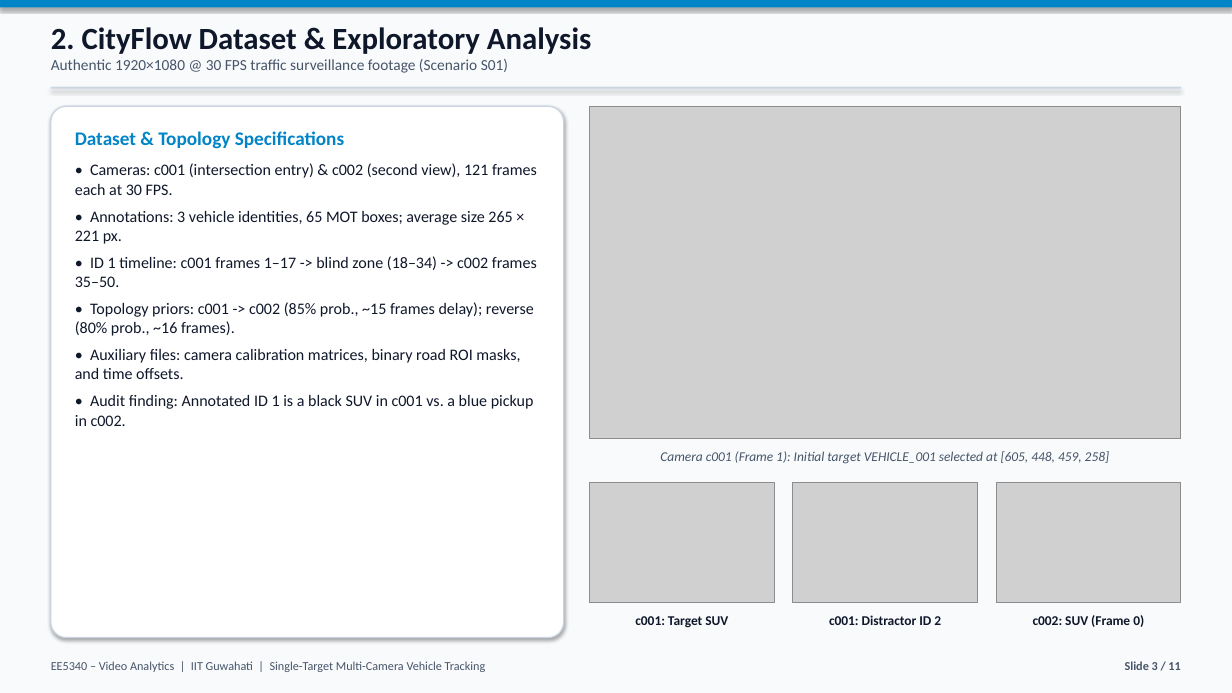
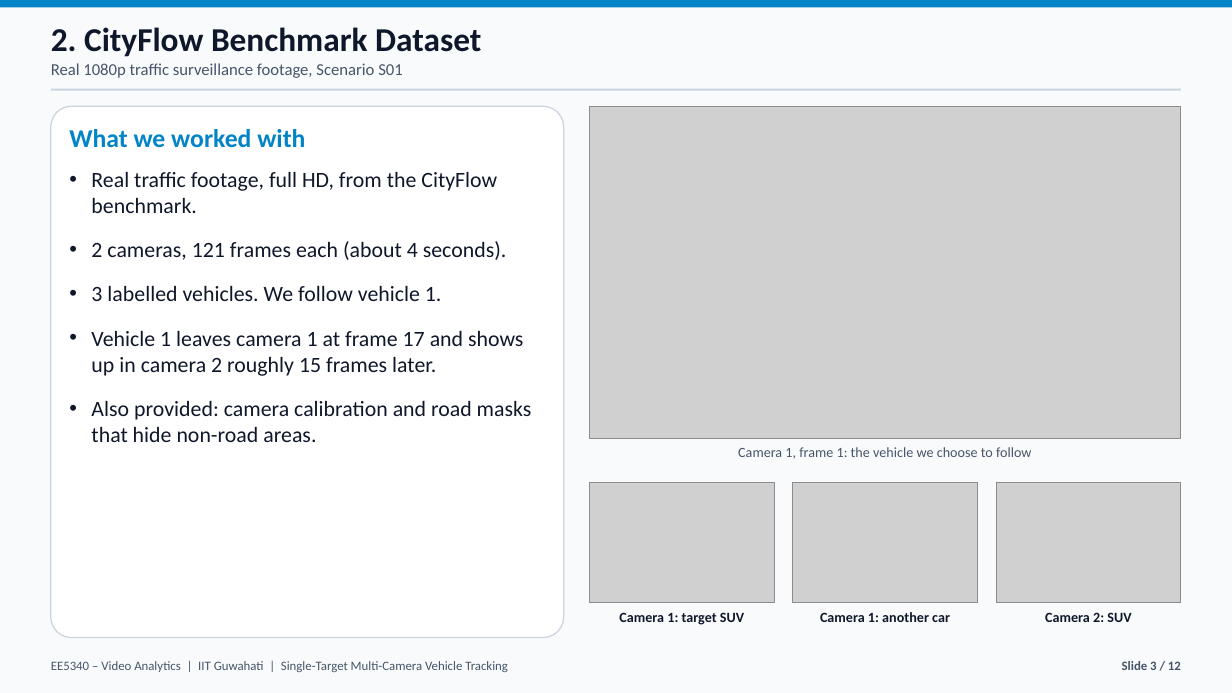
Before and after one commit to msujit908/cityflow-single-target-tracking, a slide deck: slide 3 of outputs/reports/STMCT_Presentation.pptx. Drawn at 1232x693 pixels with LibreOffice and Linux fonts; fonts in the diff are those of the drawing; grey boxes stand for pictures. Boxes give left, top, right and bottom in pixels: in the first picture for what was removed or moved away, otherwise in the second. Text is boxed around its words. In the diff, an @@ line names an element or a change of style, - is before the commit and + after.

```diff
--- a/outputs/reports/STMCT_Presentation.pptx
+++ b/outputs/reports/STMCT_Presentation.pptx
@@ rectangle at (0, 0, 1232, 7): shadow off @@
@@ text at (51, 27, 481, 78): text changed; size 12 to 13 pt @@
-2. CityFlow Dataset & Exploratory Analysis
-Authentic 1920×1080 @ 30 FPS traffic surveillance footage (Scenario S01)
+2. CityFlow Benchmark Dataset
+Real 1080p traffic surveillance footage, Scenario S01
@@ rectangle at (51, 89, 1181, 91): shadow off @@
@@ rounded rectangle at (51, 106, 564, 638): shadow off; proportions changed @@
@@ text at (69, 129, 532, 442): text changed; size 12.5 to 17 pt @@
-Dataset & Topology Specifications
-• Cameras: c001 (intersection entry) & c002 (second view), 121 frames each at 30 FPS.
-• Annotations: 3 vehicle identities, 65 MOT boxes; average size 265 × 221 px.
-• ID 1 timeline: c001 frames 1–17 -> blind zone (18–34) -> c002 frames 35–50.
-• Topology priors: c001 -> c002 (85% prob., ~15 frames delay); reverse (80% prob., ~16 frames).
-• Auxiliary files: camera calibration matrices, binary road ROI masks, and time offsets.
-• Audit finding: Annotated ID 1 is a black SUV in c001 vs. a blue pickup in c002.
+What we worked with
+• Real traffic footage, full HD, from the CityFlow benchmark.
+• 2 cameras, 121 frames each (about 4 seconds).
+• 3 labelled vehicles. We follow vehicle 1.
+• Vehicle 1 leaves camera 1 at frame 17 and shows up in camera 2 roughly 15 frames later.
+• Also provided: camera calibration and road masks that hide non-road areas.
@@ text at (738, 447, 1031, 459): text changed; size 10.5 to 11 pt; italic off @@
-Camera c001 (Frame 1): Initial target VEHICLE_001 selected at [605, 448, 459, 258]
+Camera 1, frame 1: the vehicle we choose to follow
@@ text at (619, 612, 744, 625): text changed; size 10.5 to 11 pt @@
-c001: Target SUV
+Camera 1: target SUV
@@ text at (820, 612, 950, 622): text changed; size 10.5 to 11 pt @@
-c001: Distractor ID 2
+Camera 1: another car
@@ text at (1045, 612, 1131, 622): text changed; size 10.5 to 11 pt @@
-c002: SUV (Frame 0)
+Camera 2: SUV
@@ text "EE5340 – Video Analytics | ..." at (51, 661, 508, 672): size 9.5 to 10 pt @@
@@ text at (1122, 661, 1181, 670): text changed; size 9.5 to 10 pt @@
-Slide 3 / 11
+Slide 3 / 12
```
Also in this commit, not shown: 4 other slides changed, 7 slides added, 6 slides removed, 3 other files.
